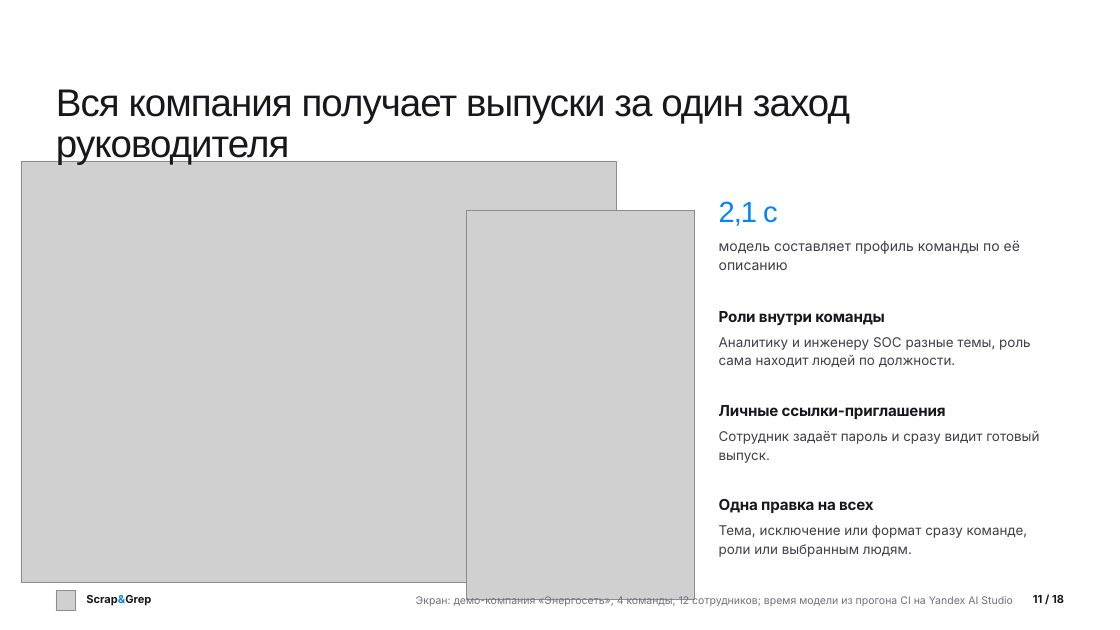
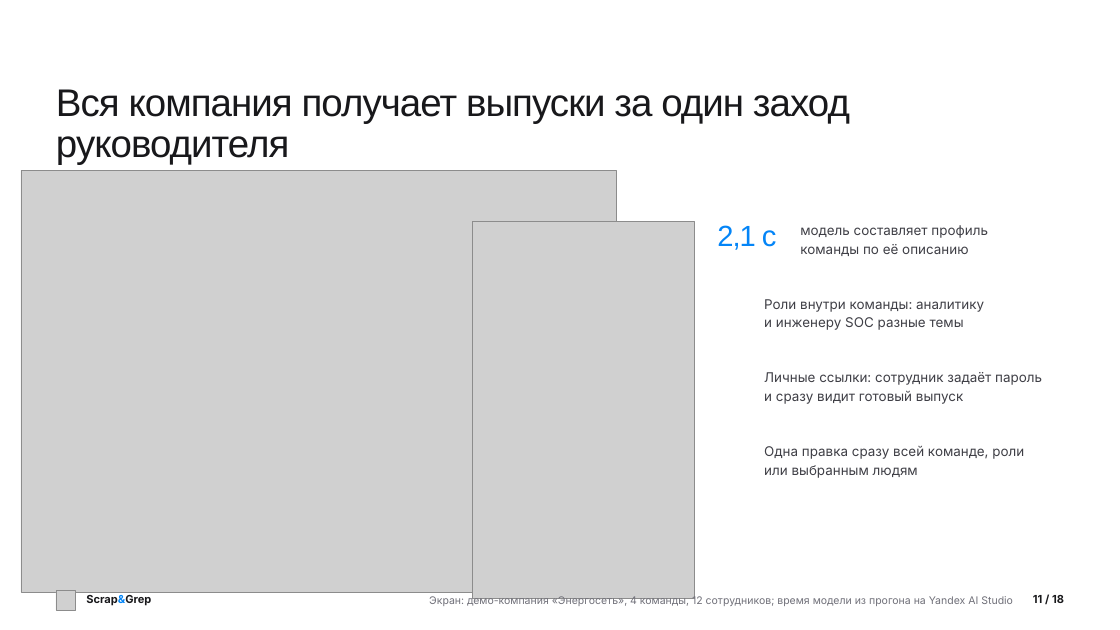
Before and after one commit to verikirill/scrap-and-grep, a slide deck: slide 11 of docs/presentation/scrapgrep.pptx. Drawn at 1120x630 pixels with LibreOffice and Linux fonts; fonts in the diff are those of the drawing; grey boxes stand for pictures; background and template pictures are left out. Boxes give left, top, right and bottom in pixels: in the first picture for what was removed or moved away, otherwise in the second. Text is boxed around its words. In the diff, an @@ line names an element or a change of style, - is before the commit and + after.

Commit message:
docs: deck without repeated facts, a 2026 price slide with sources, even layout
Every fact now stands on one slide: the cover names the audiences, the problem shows sources, publications and the KEV deadline, the speed slide compares models, the analyst study keeps time and coverage, and a new slide prices a digest by analyst and by assistant with six dated sources. Layout checked for equal margins and room above the footer; PPTX carries superscript references.

```diff
--- a/docs/presentation/scrapgrep.pptx
+++ b/docs/presentation/scrapgrep.pptx
@@ picture: place and size @@
-picture at <box>21,161,616,583</box>
+picture at <box>21,171,616,592</box>
@@ picture: place and size @@
-picture at <box>467,210,695,600</box>
+picture at <box>472,222,694,599</box>
@@ text "2,1 с": place and size @@
-text "2,1 с" at <box>719,201,778,226</box>
+text "2,1 с" at <box>717,225,777,250</box>
@@ text "модель составляет профиль команды по ...": place and size @@
-text "модель составляет профиль команды по ..." at <box>719,240,1020,270</box>
+text "модель составляет профиль команды по ..." at <box>800,225,988,256</box>
@@ text "модель составляет профиль команды по ..." at <box>800,225,988,256</box>: size 12 to 11.5 pt; line spacing 16.2pt to 16.1pt @@
@@ text at <box>764,299,984,330</box>: text changed @@
-Аналитику и инженеру SOC разные темы, роль
-сама находит людей по должности.
+Роли внутри команды: аналитику
+и инженеру SOC разные темы
@@ text removed at <box>719,311,884,325</box> @@
-Роли внутри команды
@@ text at <box>764,372,1042,404</box>: text changed @@
-Сотрудник задаёт пароль и сразу видит готовый
-выпуск.
+Личные ссылки: сотрудник задаёт пароль
+и сразу видит готовый выпуск
@@ text removed at <box>719,405,946,419</box> @@
-Личные ссылки-приглашения
@@ text at <box>764,446,1024,478</box>: text changed @@
-Тема, исключение или формат сразу команде,
-роли или выбранным людям.
+Одна правка сразу всей команде, роли
+или выбранным людям
@@ text removed at <box>719,499,874,513</box> @@
-Одна правка на всех
@@ text at <box>429,596,1013,606</box>: text changed @@
-Экран: демо-компания «Энергосеть», 4 команды, 12 сотрудников; время модели из прогона CI на Yandex AI Studio
+Экран: демо-компания «Энергосеть», 4 команды, 12 сотрудников; время модели из прогона на Yandex AI Studio
```
Also in this commit, not shown: 15 other slides changed, 2 slides added, 2 slides removed, 5 other files.
